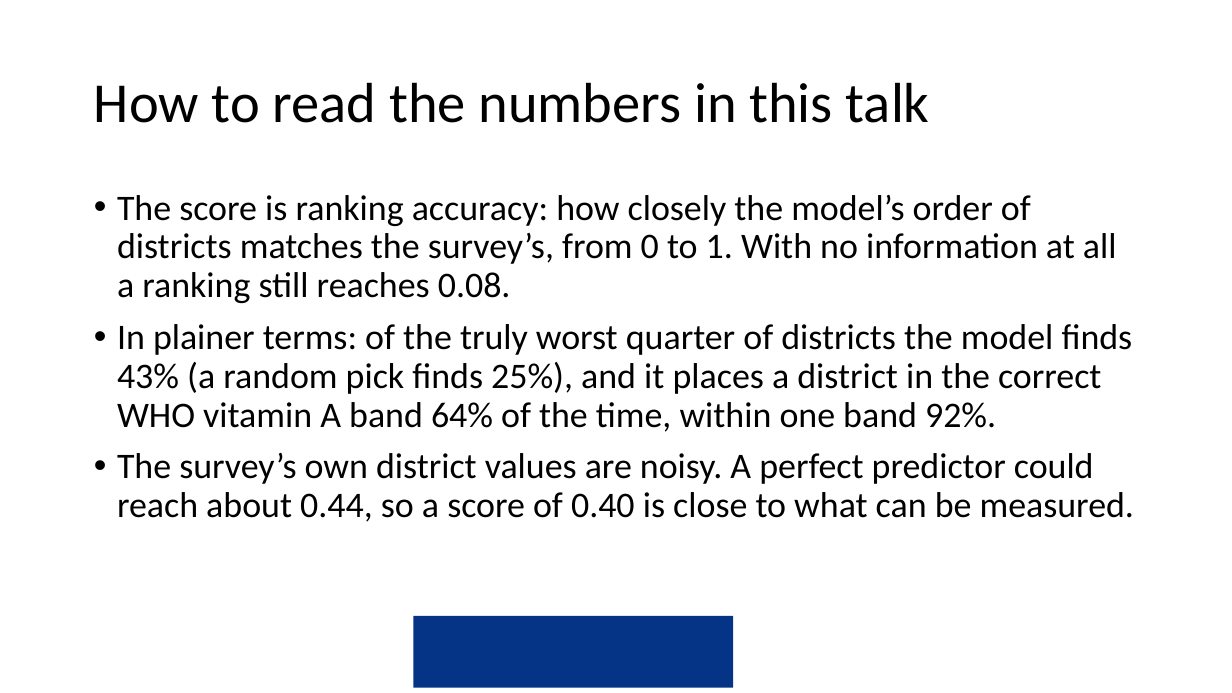
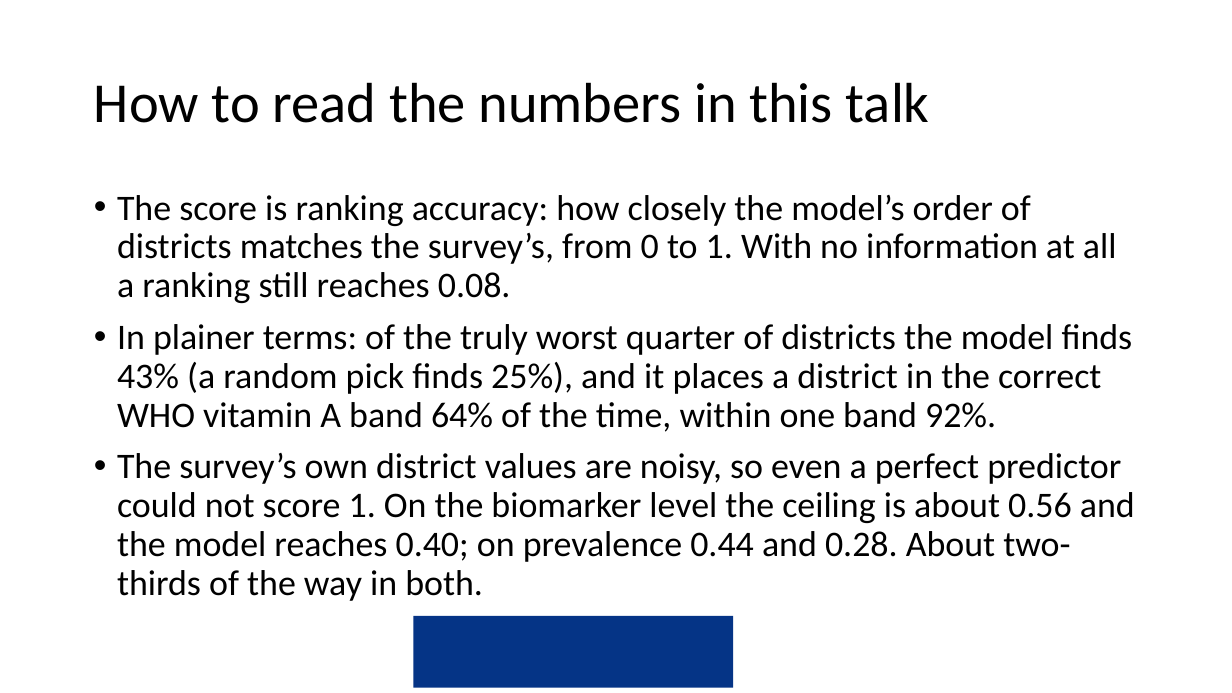
Before and after one commit to amertens/mn-prediction, a slide deck: slide 5 of docs/slides/MN-proxy-policy-deck-2026-09.pptx. Drawn at 1232x693 pixels with LibreOffice and Linux fonts; fonts in the diff are those of the drawing; background and template pictures are left out. Boxes give left, top, right and bottom in pixels: in the first picture for what was removed or moved away, otherwise in the second. Text is boxed around its words. In the diff, an @@ line names an element or a change of style, - is before the commit and + after.

```diff
--- a/docs/slides/MN-proxy-policy-deck-2026-09.pptx
+++ b/docs/slides/MN-proxy-policy-deck-2026-09.pptx
@@ text at bbox=[117, 453, 1135, 601]: text changed @@
-• The survey’s own district values are noisy. A perfect predictor could reach about 0.44, so a score of 0.40 is close to what can be measured.
+• The survey’s own district values are noisy, so even a perfect predictor could not score 1. On the biomarker level the ceiling is about 0.56 and the model reaches 0.40; on prevalence 0.44 and 0.28. About two-thirds of the way in both.
```
Also in this commit, not shown: 1 other file.
